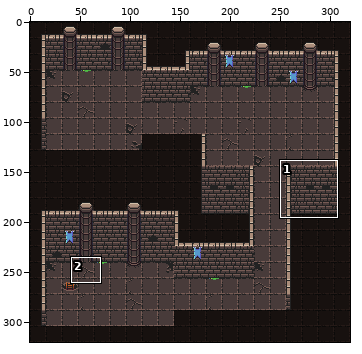
Sprite sheet, stored at assets/game/maps/map_1.png. The picture above shows the old version from afar; the outline marks the close-up.
Close-up. Before:
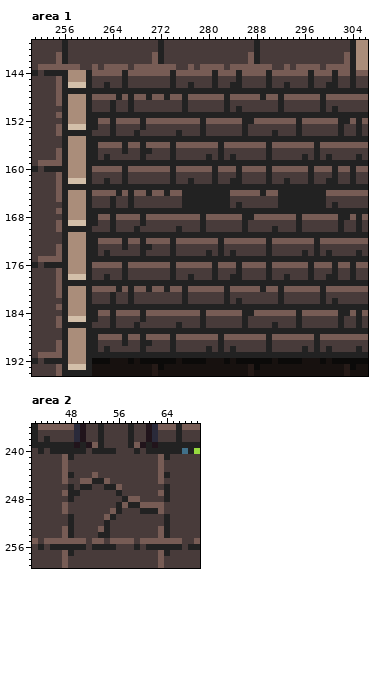
The file is 320x320 pixels. Colours within 5 levels of each other are drawn and written as one. Shown: area 1: x 251..306, y 139..194; area 2: x 42..69, y 236..259. The commit also changed other parts of the picture, which this record leaves out.
After:
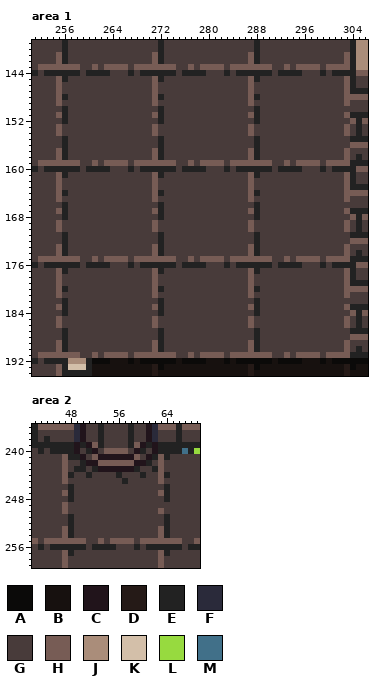
Palette (. is transparent): A #0b0a09  B #17110f  C #21141b  D #251a17  E #222222  F #2a2a3a  G #483b3a  H #775c55  J #aa8d7a  K #d3bfa9  L #97da3f  M #417089
What changed:
Changed rows in their new state; - is an unchanged pixel.
Area 1:
first column x 256:
144 -EEG-EEEGGGEGEEEEE-GEEEEGGGEG-EEEE-GEEEEGGGEG-EE
145 -GGGG-----G----HE-G------G---G-HE-G------G---G-H
146 GGGGG--G--G----H--G--G---G--GG-H--G--G---G--GG-H
147 GGGGGGGGGGGGGGGHGGGGGGGGGGGGGGGHGGGGGGGGGGGGGGGH
148 -GGGGGGGGGGGGGG-EGGGGGGGGGGGGGG-EGGGGGGGGGGGGGG-
149 GGGGG---G--G---H----G------G---H----G------G---H
150 -GGGG---G--G----E---G------G-G--E---G------G-G--
151 -GGGGGGGGGGGGGGH-GGGGGGGGGGGGGGH-GGGGGGGGGGGGGGH
152 -GGGGGGGGGGGGGGGEGGGGGGGGGGGGGGGEGGGGGGGGGGGGGGG
153 GGGGGG--G----G-H-------G------GH-------G------GH
154 GGGGG---G---G--H---G---G------GH---G---G------GH
155 -GGGGGGGGGGGGGGG-GGGGGGGGGGGGGGG-GGGGGGGGGGGGGGG
156 -GGGGGGGGGGGGGGGEGGGGGGGGGGGGGGGEGGGGGGGGGGGGGGG
157 -GGGGG----G--GGHE-G-------G----HE-G-------G----H
158 -GGGGG-G-----G-HE-G-----G-G-G--HE-G-----G-G-G--H
159 HHHGGHGHHHHGHHHHHHHGGHGHHHHGHHHHHHHGGHGHHHHGHHHH
160 -EEG-EEEGGGEGEEEEE-GEEEEGGGEG-EEEE-GEEEEGGGEG-EE
161 -GGGG-----G----HE-G------G---G-HE-G------G---G-H
162 GGGGG--G--G----H--G--G---G--GG-H--G--G---G--GG-H
163 GGGGGGGGGGGGGGGHGGGGGGGGGGGGGGGHGGGGGGGGGGGGGGGH
164 -GGGGGGGGGGGGGG-EGGGGGGGGGGGGGG-EGGGGGGGGGGGGGG-
165 GGGGG---G--G---H----GGGGGGGG---H----GGGGGGGG---H
166 -GGGG---G--G----E---GGGGGGGG-G--E---GGGGGGGG-G--
167 -GGGGGGGGGGGGGGH-GGGGGGGGGGGGGGH-GGGGGGGGGGGGGGH
168 -GGGGGGGGGGGGGGGEGGGGGGGGGGGGGGGEGGGGGGGGGGGGGGG
169 GGGGGG--G----G-H-------G------GH-------G------GH
170 GGGGG---G---G--H---G---G------GH---G---G------GH
171 -GGGGGGGGGGGGGGG-GGGGGGGGGGGGGGG-GGGGGGGGGGGGGGG
172 -GGGGGGGGGGGGGGGEGGGGGGGGGGGGGGGEGGGGGGGGGGGGGGG
173 -GGGGG----G--GGHE-G-------G----HE-G-------G----H
174 -GGGGG-G-----G-HE-G-----G-G-G--HE-G-----G-G-G--H
175 HHHGGHGHHHHGHHHHHHHGGHGHHHHGHHHHHHHGGHGHHHHGHHHH
176 -EEG-EEEGGGEGEEEEE-GEEEEGGGEG-EEEE-GEEEEGGGEG-EE
177 -GGGG-----G----HE-G------G---G-HE-G------G---G-H
178 GGGGG--G--G----H--G--G---G--GG-H--G--G---G--GG-H
179 GGGGGGGGGGGGGGGHGGGGGGGGGGGGGGGHGGGGGGGGGGGGGGGH
180 -GGGGGGGGGGGGGG-EGGGGGGGGGGGGGG-EGGGGGGGGGGGGGG-
181 GGGGG---G--G---H----G------G---H----G------G---H
182 -GGGG---G--G----E---G------G-G--E---G------G-G--
183 -GGGGGGGGGGGGGGH-GGGGGGGGGGGGGGH-GGGGGGGGGGGGGGH
184 -GGGGGGGGGGGGGGGEGGGGGGGGGGGGGGGEGGGGGGGGGGGGGGG
185 GGGGGG--G----G-H-------G------GH-------G------GH
186 GGGGG---G---G--H---G---G------GH---G---G------GH
187 -GGGGGGGGGGGGGGG-GGGGGGGGGGGGGGG-GGGGGGGGGGGGGGG
188 -GGGGGGGGGGGGGGGEGGGGGGGGGGGGGGGEGGGGGGGGGGGGGGG
189 -GGGGG----G--GGHE-G-------G----HE-G-------G----H
190 -GGGGG-G-----G-HE-G-----G-G-G--HE-G-----G-G-G--H
191 HHHGGHGHHHHGHHHHHHHGGHGHHHHGHHHHHHHGGHGHHHHGHHHH
Area 2:
first column x 49:
240 CGECGHHHH-CEGC-
241 EC-HCCCCCCH-CE-
242 -ECCHHHHHHCCE--
243 EE-ECCCCCCE--E-
244 --EG---E---E---
245 -GGGGG--E------
246 -GG--GGG-------
247 G------G-------
248 --------GGG----
249 -------GGGGGGGG
250 ------GG---GGG-
251 -----GG--------
252 -----G---------
253 ----GG---------
254 ----GG---------
255 ---G-----------
Where, in picture pixels (left, top, right, bottom), the same in both close-ups:
changed: (62, 70, 350, 358)
changed: (74, 448, 164, 544)
